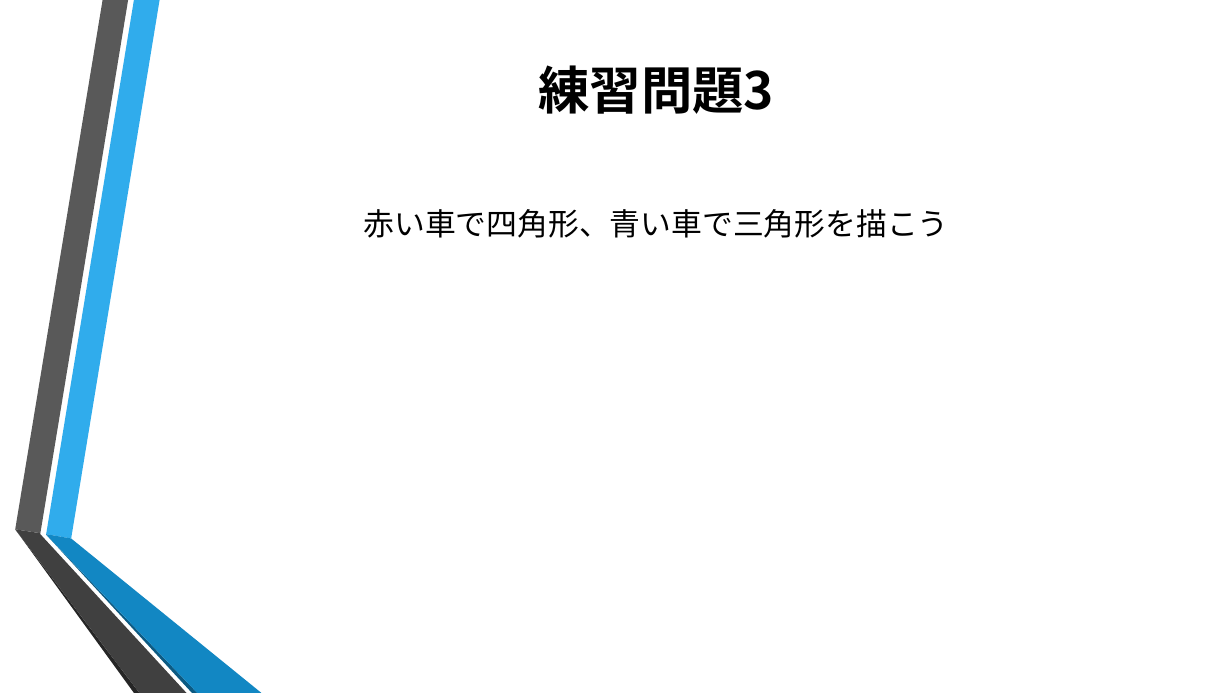
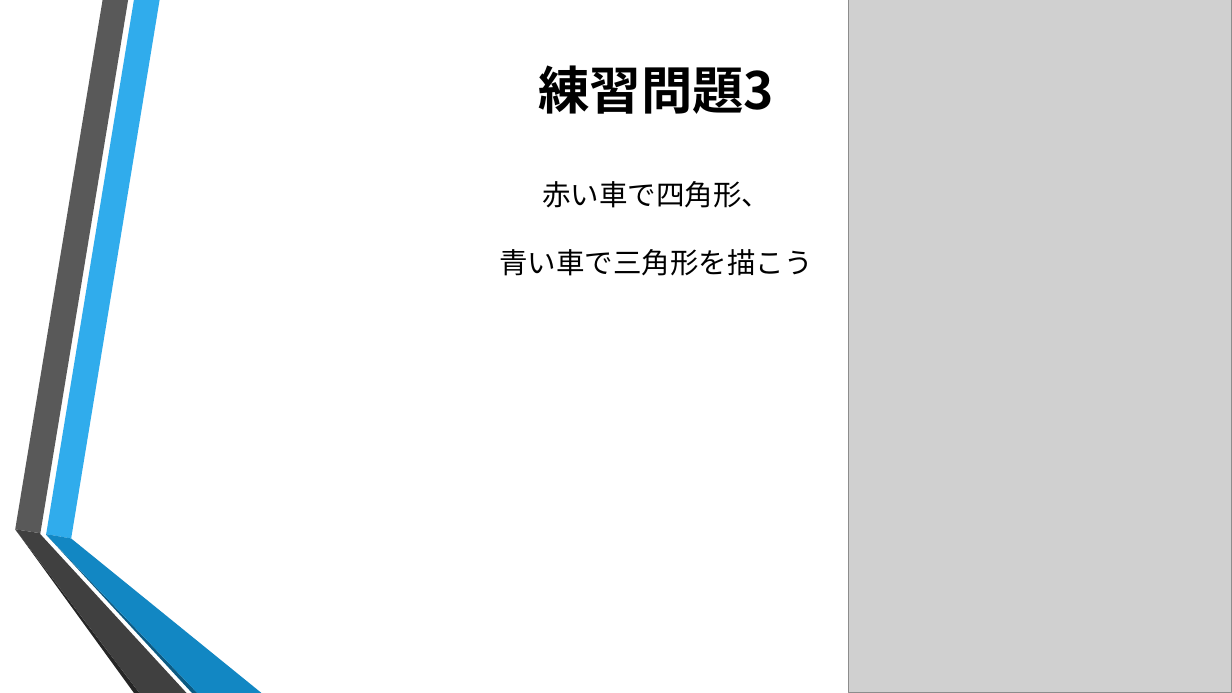
Before and after one commit to ColorSchemeSystem/1DaySummerIntern, a slide deck: slide 10 of 1day.pptx. Drawn at 1232x693 pixels with LibreOffice and Linux fonts; fonts in the diff are those of the drawing; grey boxes stand for pictures; background and template pictures are left out. Boxes give left, top, right and bottom in pixels: in the first picture for what was removed or moved away, otherwise in the second. Text is boxed around its words. In the diff, an @@ line names an element or a change of style, - is before the commit and + after.

```diff
--- a/1day.pptx
+++ b/1day.pptx
@@ picture added at <box>848,0,1232,693</box> @@
@@ text at <box>499,181,812,276</box>: text changed; size 24 to 22.2 pt @@
-赤い車で四角形、青い車で三角形を描こう
+赤い車で四角形、
+青い車で三角形を描こう
```
Also in this commit, not shown: 6 other slides changed, 1 other file.
